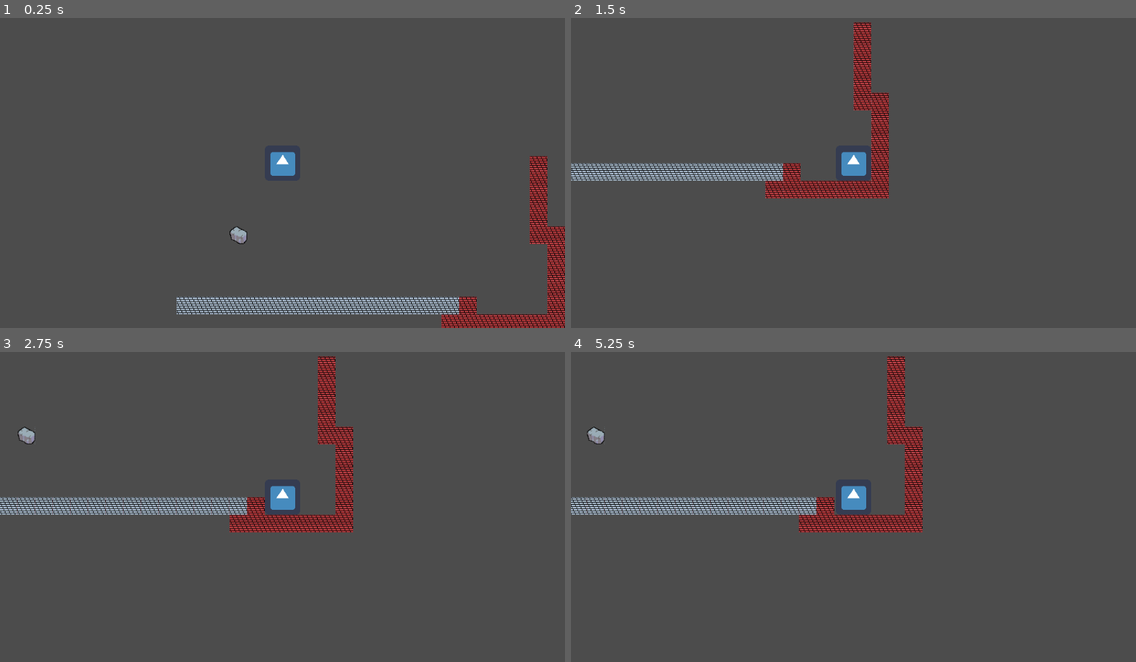
Above: before the commit, frames 1-4 (two rows, left to right).
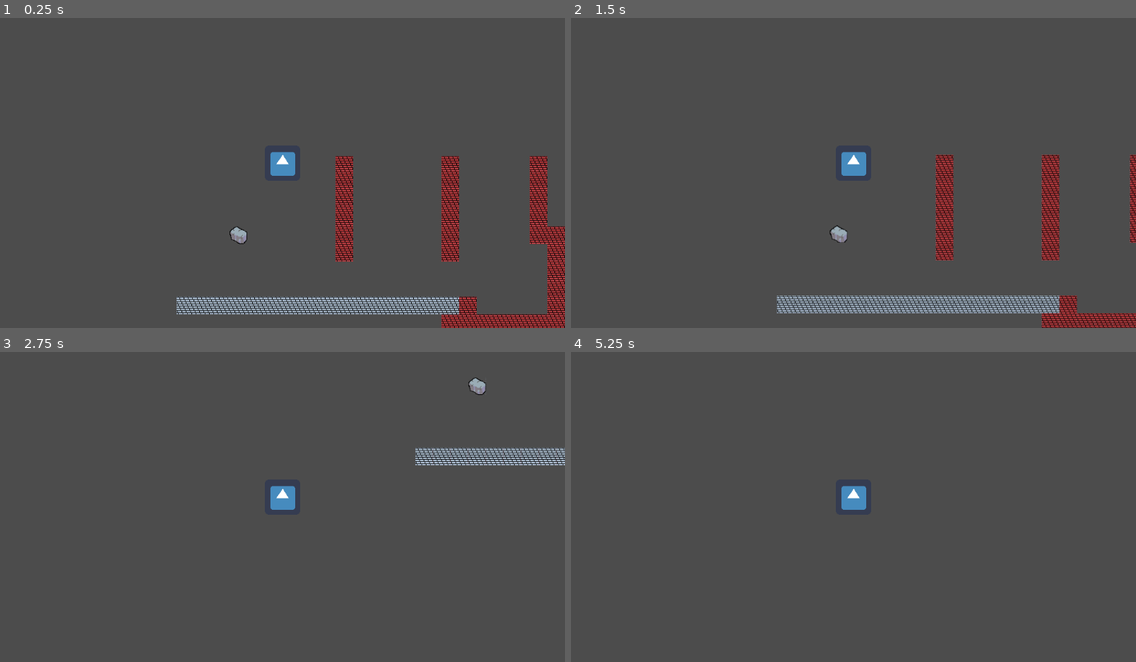
Above: after the commit, the same moments.

Repository: Tiggles/Github-Gameoff-2019
Game: Godot game, scene res://Main.tscn
The game is run twice, just before and just after one commit, with the same random seed, the same clock (stepped at 60 frames per second) and the same inputs. The engine's default icon, where the game draws it, is replaced by a stand-in: a white triangle on a blue panel in a dark square.
Inputs:
- Up to frame 1 (0.25 s): no input
- Up to frame 2 (1.5 s): hold Right (ui_right) from 0.53 s (still down); tap Space (ui_jump, bound only after the commit) at 0.6, 0.77, 1.07, 1.35 s
- Up to frame 3 (2.75 s): tap Space (ui_jump, bound only after the commit) at 1.52, 1.82, 2.1 s; release Right (ui_right) at 2.03 s; hold Left (ui_left) from 2.03 s (still down)
- Up to frame 4 (5.25 s): release Left (ui_left) at 2.78 s; hold Right (ui_right) 2.78-4.28 s; tap Space (ui_jump, bound only after the commit) at 2.85, 3.02, 3.32, 3.6, 3.77, 4.07, 4.25, 4.35, 4.52, 4.82, 5.1 s; tap Enter at 3.5, 5 s; hold Left (ui_left) 4.28-5.03 s; hold Right (ui_right) from 5.03 s (still down)

The runs differ from the first frame. In frame 1, 2.1% of the frame differs, in the area x 59-82%, y 44-79%; in frame 2, 11%, in the area x 0-100%, y 1-100%; in frame 3, 6.7%; in frame 4, 5.4%.

Commit message:
Redo jumping buttons

Diff:
--- a/GGGG/Main.tscn
+++ b/GGGG/Main.tscn
@@ -68,7 +68,7 @@
 tile_set = SubResource( 4 )
 cell_size = Vector2( 32, 32 )
 format = 1
-tile_data = PoolIntArray( 524310, 2, 0, 589846, 2, 0, 655382, 2, 0, 720918, 2, 0, 786437, 0, 0, 786454, 2, 0, 786455, 2, 0, 851991, 2, 0, 917527, 2, 0, 983 …(386 unchanged characters)…
+tile_data = PoolIntArray( 524299, 2, 0, 524305, 2, 0, 524310, 2, 0, 589835, 2, 0, 589841, 2, 0, 589846, 2, 0, 655371, 2, 0, 655377, 2, 0, 655382, 2, 0, 720907, 2, 0, 720913, 2, 0, 720918, 2, 0, 786437, 0, 0, 786443, 2, 0, 786449, 2, 0, 786454, 2, 0, 786455, 2, 0, 851979, 2, 0, 851985, 2, 0, 851991, 2, 0, 917527, 2, 0, 983 …(386 unchanged characters)…
 
 [node name="Player" parent="." instance=ExtResource( 2 )]
 position = Vector2( 256, 168 )
--- a/GGGG/Player.gd
+++ b/GGGG/Player.gd
@@ -51,9 +51,9 @@
 
 	velocity.y = min(velocity.y + fall_acceleration, max_fall_speed)
 
-	if Input.is_action_pressed("ui_up"):
+	if Input.is_action_just_pressed("ui_jump"):
 		# Walljump might be solvable more elegantly by using Shape2D Node
-		if can_wall_jump and velocity.x != 0:
+		if can_wall_jump and !self.is_on_floor():
 			if moving_left:
 				velocity.y = -jump_velocity * 0.8
 				velocity.x = 900
--- a/GGGG/project.godot
+++ b/GGGG/project.godot
@@ -19,6 +19,14 @@
 run/main_scene="res://Main.tscn"
 config/icon="res://icon.png"
 
+[input]
+
+ui_jump={
+"deadzone": 0.5,
+"events": [ Object(InputEventKey,"resource_local_to_scene":false,"resource_name":"","device":0,"alt":false,"shift":false,"control":false,"meta":false,"command":false,"pressed":false,"scancode":32,"unicode":0,"echo":false,"script":null)
+ ]
+}
+
 [layer_names]
 
 2d_physics/layer_1="Walls"
